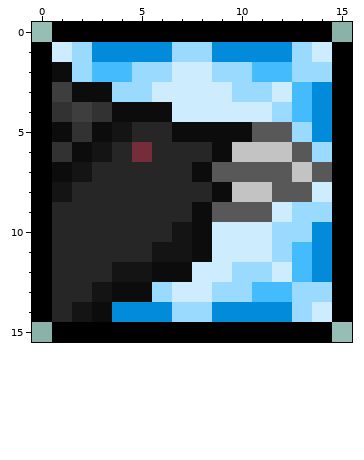
Two versions of one pixel-art sprite, Projectiles/Item/Weapon/CrescentRose/PetalBurstBuff.png. That is the earlier state.
The file is 32x32 pixels, drawn in blocks of 2x2; one block is one cell here. Colours within 5 levels of each other are drawn and written as one.
After:
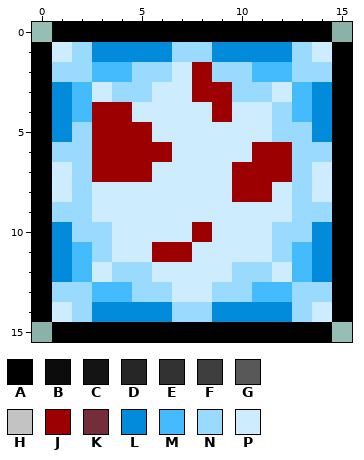
Palette (. is transparent): A #000000  B #0c0c0c  C #141414  D #262626  E #323232  F #3e3e3e  G #585858  H #c3c3c3  J #9c0000  K #762d3b  L #028bda  M #44bbfd  N #9adafe  P #cdedfe
Changes in this commit:
The author changed colour B to colour J in row 4 at x 4; in row 5 at x 3; in row 10 at x 8.
The author changed colour C to colour J in row 5 at x 4; in row 6 at x 3; in row 11 at x 6 to 7.
The author changed colour D to colour J in row 5 at x 5; in row 6 at x 4 and 6; in row 7 at x 3 to 5.
The author changed colour E to colour J in row 4 at x 3.
The author changed colour G to colour J in row 7 at x 10 to 12.
The author changed colour H to colour J in row 6 at x 11 to 12; in row 8 at x 10 to 11.
The author changed colour K to colour J in row 6 at x 5.
The author changed colour P to colour J in row 2 at x 8; in row 3 at x 8 to 9; in row 4 at x 9.
The author changed colour B to colour L in row 5 at x 1; in row 14 at x 3.
The author changed colour D to colour L in rows 10 to 12 at x 1.
The author changed colour E to colour L in row 4 at x 1.
The author changed colour F to colour L in row 3 at x 1.
The author changed colour B to colour M in row 3 at x 2; in row 13 at x 4.
The author changed colour C to colour M in row 13 at x 3.
The author changed colour D to colour M in rows 11 to 12 at x 2.
The author changed colour F to colour M in row 4 at x 2.
The author changed colour B to colour N in row 2 at x 1; in row 6 at x 2; in row 13 at x 5.
The author changed colour C to colour N in row 7 at x 2; in row 12 at x 4 to 5; in row 14 at x 2.
The author changed colour D to colour N in row 8 at x 2; in row 9 at x 1 to 2; in row 10 at x 2 to 3; in row 11 at x 3; in row 13 at x 1 to 2.
The author changed colour E to colour N in row 5 at x 2; in row 6 at x 1.
The author changed colour G to colour N in row 5 at x 12; in row 6 at x 13; in row 8 at x 13.
The author changed colour H to colour N in row 7 at x 13.
The author changed colour B to colour P in row 3 at x 3; in row 4 at x 5 to 6; in row 5 at x 7 to 10; in row 6 at x 9; in row 7 at x 1 and 8; in row 8 at x 9.
The author changed colour B to colour P in row 9 at x 8; in row 11 at x 8; in row 12 at x 6 to 7.
The author changed colour C to colour P in row 8 at x 1; in row 10 at x 7.
The author changed colour D to colour P in row 5 at x 6; in row 6 at x 7 to 8; in row 7 at x 6 to 7; in row 8 at x 3 to 8; in row 9 at x 3 to 7; in row 10 at x 4 to 6.
The author changed colour D to colour P in row 11 at x 4 to 5; in row 12 at x 3; in row 14 at x 1.
The author changed colour G to colour P in row 5 at x 11; in row 7 at x 9 and 14; in row 8 at x 12; in row 9 at x 9 to 11.
The author changed colour H to colour P in row 6 at x 10.
Where, in picture pixels (left, top, right, bottom), the same in both pictures:
changed: (52, 62, 332, 322)
